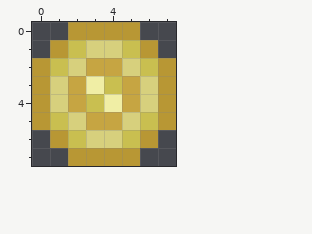
File history of a pixel-art sprite, Content/Projectiles/ThrowOfTheLunaticProjectileBeam.png. Above is the file before it was changed.
The file is 16x16 pixels, drawn in blocks of 2x2; one block is one cell here. Colours within 5 levels of each other are drawn and written as one.
The same view after the edit:
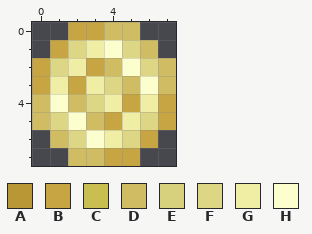
Palette (. is transparent): A #b89734  B #c6a542  C #c9bf50  D #d0bd63  E #d7d07d  F #ddd685  G #f0eea5  H #fcffcd
Change:
Changed rows in their new state; - is an unchanged pixel.
first column x 0:
0 --BBDD--
1 -BFGHFD-
2 BFG-DHFD
3 BG--FDHD
4 DHDF--GB
5 DFHD-GFB
6 -DFHGFB-
7 --DDBB--
